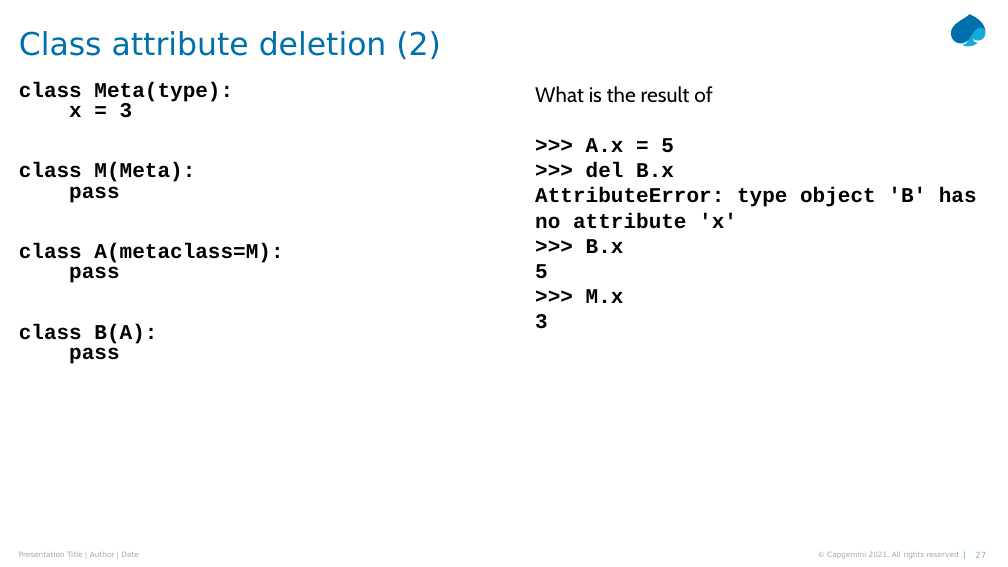
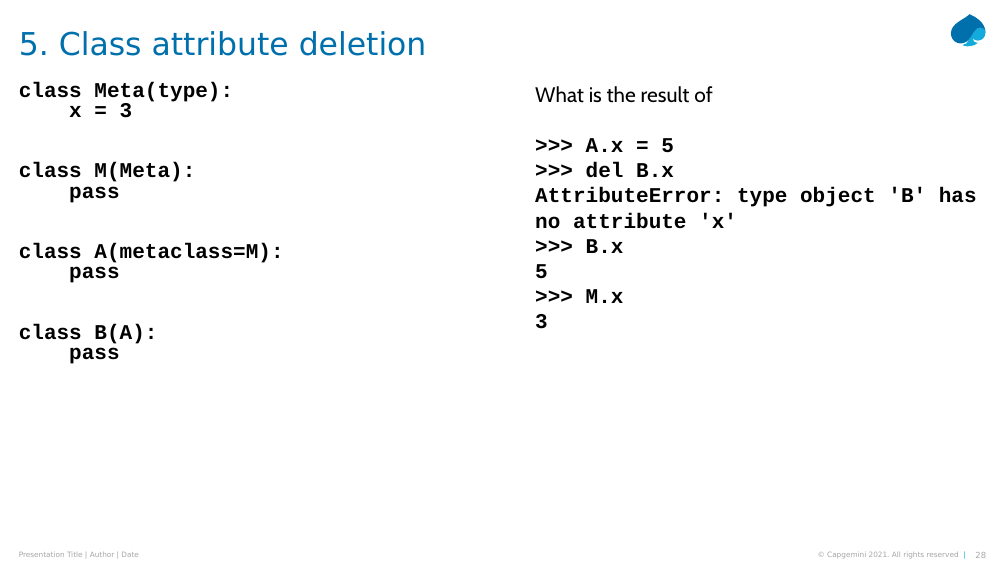
Before and after one commit to Python-Masterclass/Descriptors, a slide deck: slide 28 of Masterclass-6-descriptors.pptx (slide 27 before the commit). Drawn at 1008x567 pixels with LibreOffice and Linux fonts; fonts in the diff are those of the drawing. Boxes give left, top, right and bottom in pixels: in the first picture for what was removed or moved away, otherwise in the second. Text is boxed around its words. In the diff, an @@ line names an element or a change of style, - is before the commit and + after.

```diff
--- a/Masterclass-6-descriptors.pptx
+++ b/Masterclass-6-descriptors.pptx
@@ title at (x1=19, y1=31, x2=427, y2=56): text changed @@
-Class attribute deletion (2)
+5. Class attribute deletion
```
Also in this commit, not shown: 23 other slides changed, 12 slides added, 1 slide removed, 22 other files.
